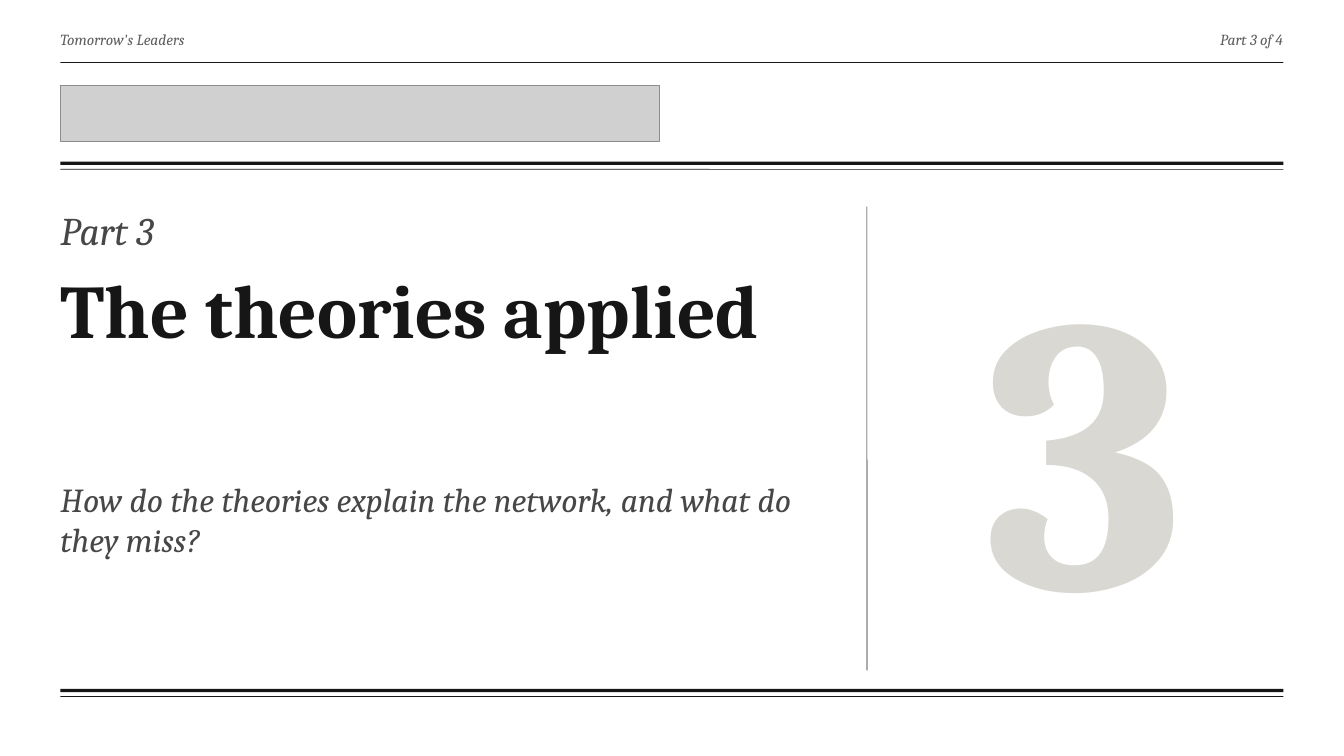
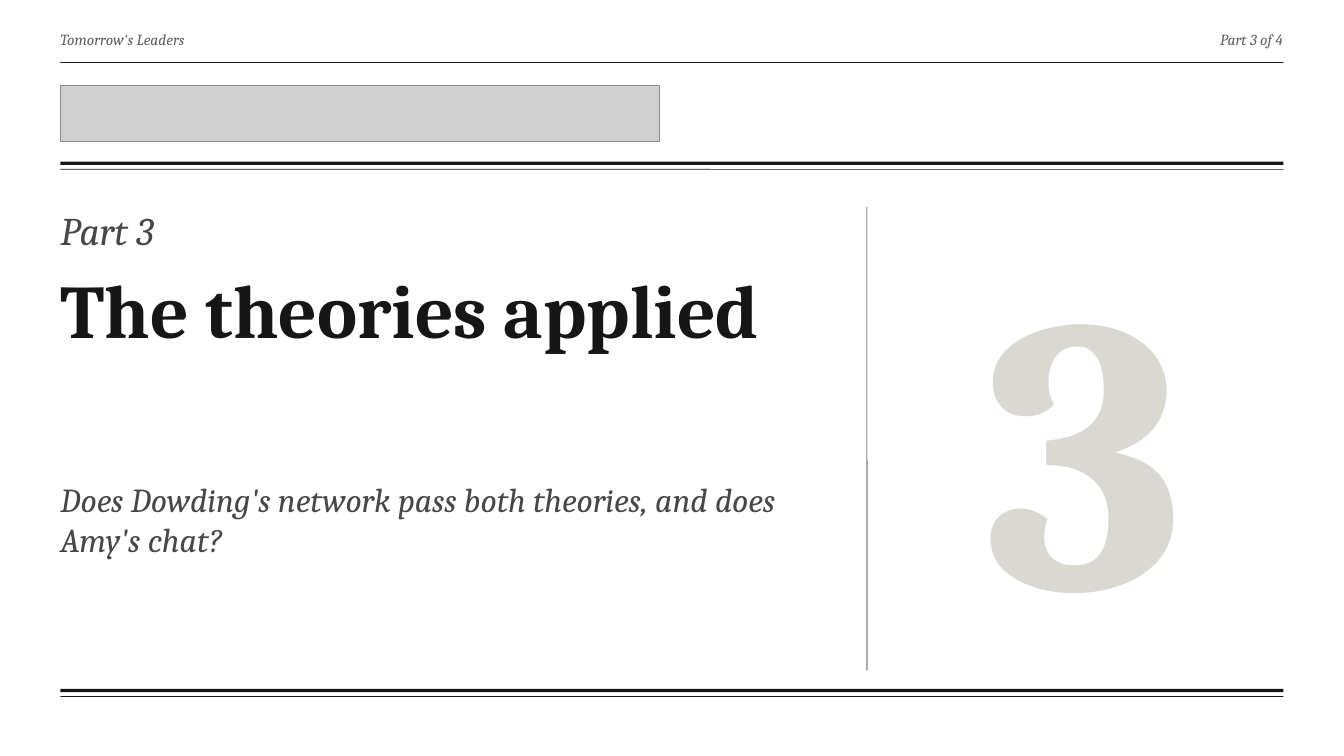
Before and after one commit to fengyiqicoder/fumadocs, a slide deck: slide 19 of dowding-presentation/Dowding_Effective_Communication.pptx. Drawn at 1344x756 pixels with LibreOffice and Linux fonts; fonts in the diff are those of the drawing; grey boxes stand for pictures; background and template pictures are left out. Boxes give left, top, right and bottom in pixels: in the first picture for what was removed or moved away, otherwise in the second. Text is boxed around its words. In the diff, an @@ line names an element or a change of style, - is before the commit and + after.

```diff
--- a/dowding-presentation/Dowding_Effective_Communication.pptx
+++ b/dowding-presentation/Dowding_Effective_Communication.pptx
@@ text at <box>60,488,775,560</box>: text changed @@
-How do the theories explain the network, and what do they miss?
+Does Dowding's network pass both theories, and does Amy's chat?
```
Also in this commit, not shown: 21 other slides changed, 2 slides added, 4 slides removed, 2 other files.
